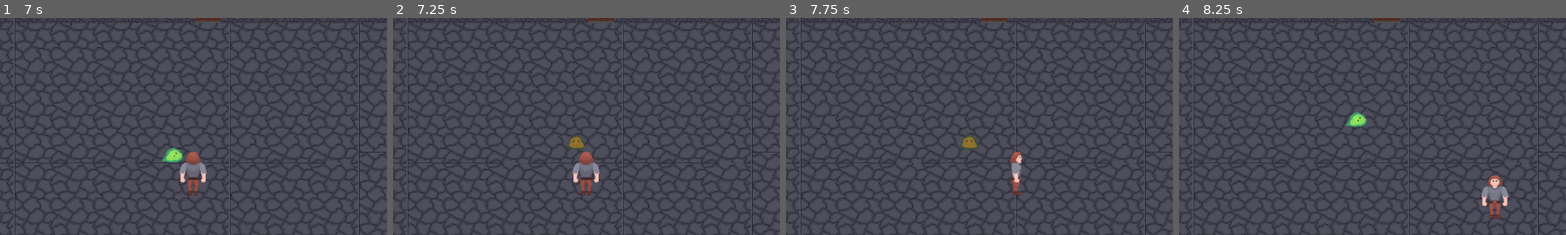
Above: before the commit, frames 1-4 (left to right).
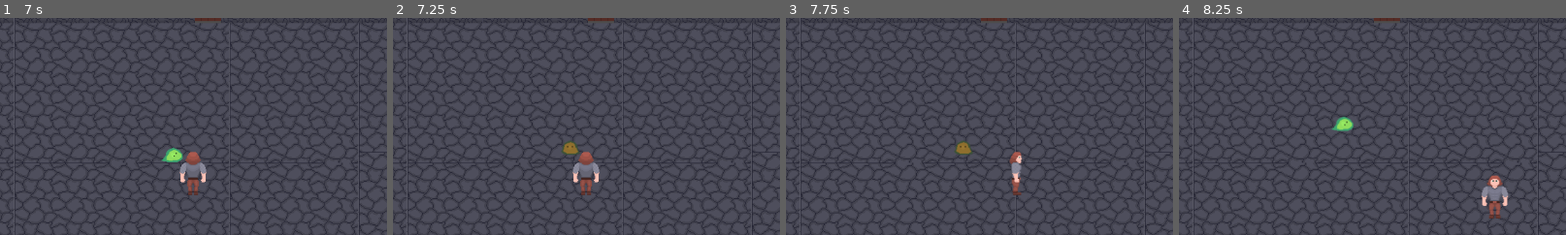
Above: after the commit, the same moments.

Repository: EsderJ10/proyecto-lqs
Game: Godot game, scene res://Scenes/test_room.tscn
The game is run twice, just before and just after one commit, with the same random seed, the same clock (stepped at 60 frames per second) and the same inputs.
Inputs:
- Up to frame 1 (7 s): hold Right (move_right) 0.53-1.28 s; tap E (player_attack) every 1.5 s from 0.6 to 6.6 s; hold Down (move_down) 1.28-2.03 s; tap Space (player_dash) every 1.5 s from 1.35 to 5.85 s; hold Right (move_right) 2.03-2.78 s; hold Up (move_up) 2.78-3.53 s; hold Left (move_left) 3.53-5.03 s; tap Enter at 4.25 s; hold Down (move_down) 5.03-5.78 s; hold Right (move_right) 5.78-6.53 s; hold Up (move_up) from 6.53 s (still down)
- Up to frame 2 (7.25 s): keep holding Up (move_up)
- Up to frame 3 (7.75 s): release Up (move_up) at 7.28 s; hold Right (move_right) from 7.28 s (still down); tap Space (player_dash) at 7.35 s
- Up to frame 4 (8.25 s): release Right (move_right) at 8.03 s; hold Down (move_down) from 8.03 s (still down); tap E (player_attack) at 8.1 s
The pictures show only the part of the screen within x 26-76%, y 9-59%; the shares and areas given below are measured in that part.

Frame 1 is identical in both runs. In frame 2, 0.3% of the frame differs, in the area x 43-50%, y 54-63%; in frame 3, 0.3%; in frame 4, 0.5%, in the area x 39-49%, y 43-53%.

Commit message:
Removed timeouts connect and reorganized the code #9

Diff:
--- a/Scenes/player.tscn
+++ b/Scenes/player.tscn
@@ -57,7 +57,7 @@
 [sub_resource type="CapsuleShape2D" id="CapsuleShape2D_547iw"]
 
 [sub_resource type="RectangleShape2D" id="RectangleShape2D_cvnsp"]
-size = Vector2(20, 49)
+size = Vector2(36, 49)
 
 [node name="Player" type="CharacterBody2D"]
 script = ExtResource("1_avkim")
@@ -74,7 +74,7 @@
 [node name="HitboxAttack" type="Area2D" parent="."]
 
 [node name="CollisionShape2D" type="CollisionShape2D" parent="HitboxAttack"]
-position = Vector2(0, 42.5)
+position = Vector2(0, 34)
 shape = SubResource("RectangleShape2D_cvnsp")
 debug_color = Color(0.780821, 0.436582, 5.77569e-07, 0.42)
 
@@ -87,3 +87,7 @@
 [node name="DashCooldownTimer" type="Timer" parent="."]
 
 [connection signal="body_entered" from="HitboxAttack" to="." method="_on_hitbox_attack_body_entered"]
+[connection signal="timeout" from="AttackCooldownTimer" to="." method="_on_attack_cooldown_timer_timeout"]
+[connection signal="timeout" from="AttackTimer" to="." method="_on_attack_timer_timeout"]
+[connection signal="timeout" from="DashTimer" to="." method="_on_dash_timer_timeout"]
+[connection signal="timeout" from="DashCooldownTimer" to="." method="_on_dash_cooldown_timer_timeout"]
--- a/Scripts/Character/player.gd
+++ b/Scripts/Character/player.gd
@@ -1,10 +1,9 @@
 extends CharacterBody2D
 
 @export var speed: int = 421
-@export var is_attacking: bool = false
 @export var attack_duration: float = 0.3
 @export var attack_cooldown: float = 0.5
-@export var dash_speed: int = 1200
+@export var dash_speed: int = 1211
 @export var dash_duration: float = 0.3
 @export var dash_cooldown: float = 1.0
 
@@ -17,18 +16,13 @@
 
 var can_attack: bool = true
 var can_dash: bool = true
+var is_attacking: bool = false
 var is_dashing: bool = false
 var current_direction: String = "down"
 var dash_direction: Vector2 = Vector2.ZERO
 
 func _ready() -> void:
 	hitbox_attack.monitoring = false
-
-	attack_timer.timeout.connect(_on_attack_timer_timeout)
-	attack_cooldown_timer.timeout.connect(_on_attack_cooldown_timer_timeout)
-	hitbox_attack.body_entered.connect(_on_hitbox_attack_body_entered)
-	dash_timer.timeout.connect(_on_dash_timer_timeout)
-	dash_cooldown_timer.timeout.connect(_on_dash_cooldown_timer_timeout)
 
 func _process(_delta: float) -> void:
 	if Input.is_action_just_pressed("player_attack") and can_attack and !is_dashing:
--- a/Scripts/Enemies/slime.gd
+++ b/Scripts/Enemies/slime.gd
@@ -17,8 +17,6 @@
 
 func _ready() -> void:
 	is_dead = false
-
-	stun_timer.timeout.connect(_on_stun_timer_timeout)
 
 func _physics_process(delta: float) -> void:
 	if is_dead or is_stunned:
